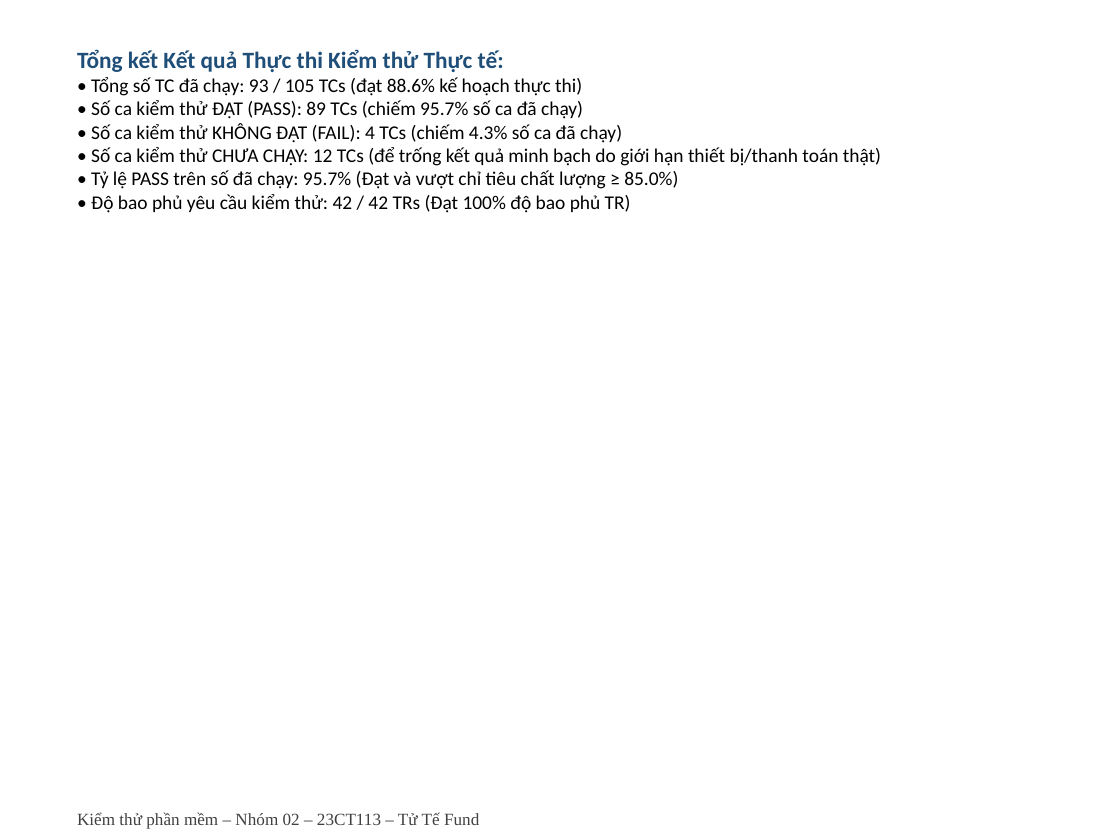
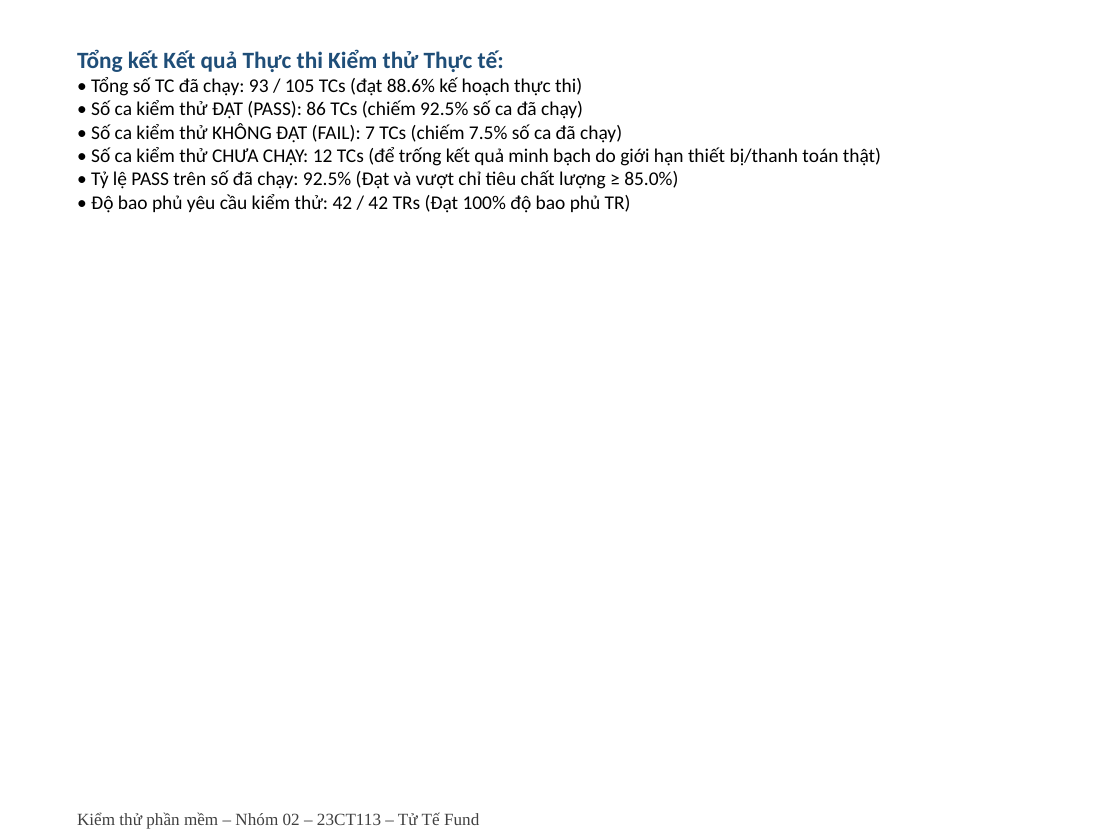
Before and after one commit to Escanor292/test, a slide deck: slide 7 of 23CT113_Nhom02_NenTangCrowdfunding(TuTeFund)/Word+ppt Báo Cáo/Ppt Báo cáo Nhóm 2 - 23CT113.pptx. Drawn at 1120x840 pixels with LibreOffice and Linux fonts; fonts in the diff are those of the drawing. Boxes give left, top, right and bottom in pixels: in the first picture for what was removed or moved away, otherwise in the second. Text is boxed around its words. In the diff, an @@ line names an element or a change of style, - is before the commit and + after.

Commit message:
Chấm lại các ca PASS giả bằng request thật lên demo.
89/4 thành 86 PASS và 7 FAIL: quên mật khẩu không chứng minh được token, hủy chiến dịch đã có pledge vẫn 200, trang không tồn tại trả HTTP 200. Các ca còn lại giữ PASS chỉ khi body khớp tiêu chí.

```diff
--- a/23CT113_Nhom02_NenTangCrowdfunding(TuTeFund)/Word+ppt Báo Cáo/Ppt Báo cáo Nhóm 2 - 23CT113.pptx
+++ b/23CT113_Nhom02_NenTangCrowdfunding(TuTeFund)/Word+ppt Báo Cáo/Ppt Báo cáo Nhóm 2 - 23CT113.pptx
@@ text at (x1=91, y1=100, x2=622, y2=143): text changed @@
-• Số ca kiểm thử ĐẠT (PASS): 89 TCs (chiếm 95.7% số ca đã chạy)
-• Số ca kiểm thử KHÔNG ĐẠT (FAIL): 4 TCs (chiếm 4.3% số ca đã chạy)
+• Số ca kiểm thử ĐẠT (PASS): 86 TCs (chiếm 92.5% số ca đã chạy)
+• Số ca kiểm thử KHÔNG ĐẠT (FAIL): 7 TCs (chiếm 7.5% số ca đã chạy)
@@ text at (x1=91, y1=170, x2=678, y2=189): text changed @@
-• Tỷ lệ PASS trên số đã chạy: 95.7% (Đạt và vượt chỉ tiêu chất lượng ≥ 85.0%)
+• Tỷ lệ PASS trên số đã chạy: 92.5% (Đạt và vượt chỉ tiêu chất lượng ≥ 85.0%)
```
Also in this commit, not shown: 3 other slides changed, 30 other files.
